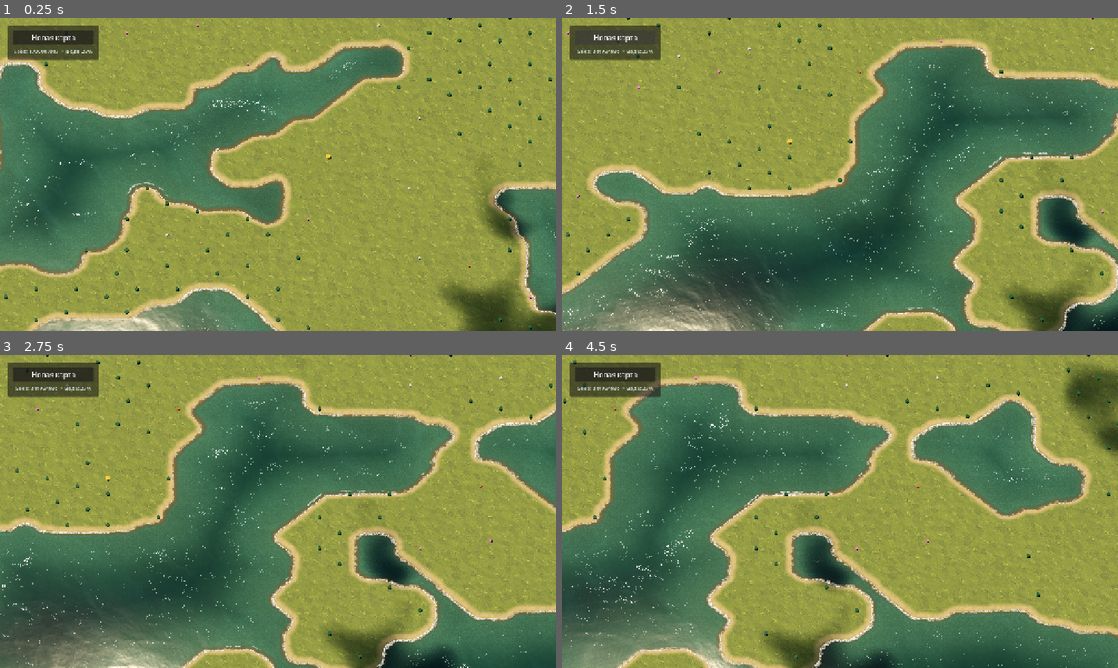
Above: before the commit, frames 1-4 (two rows, left to right).
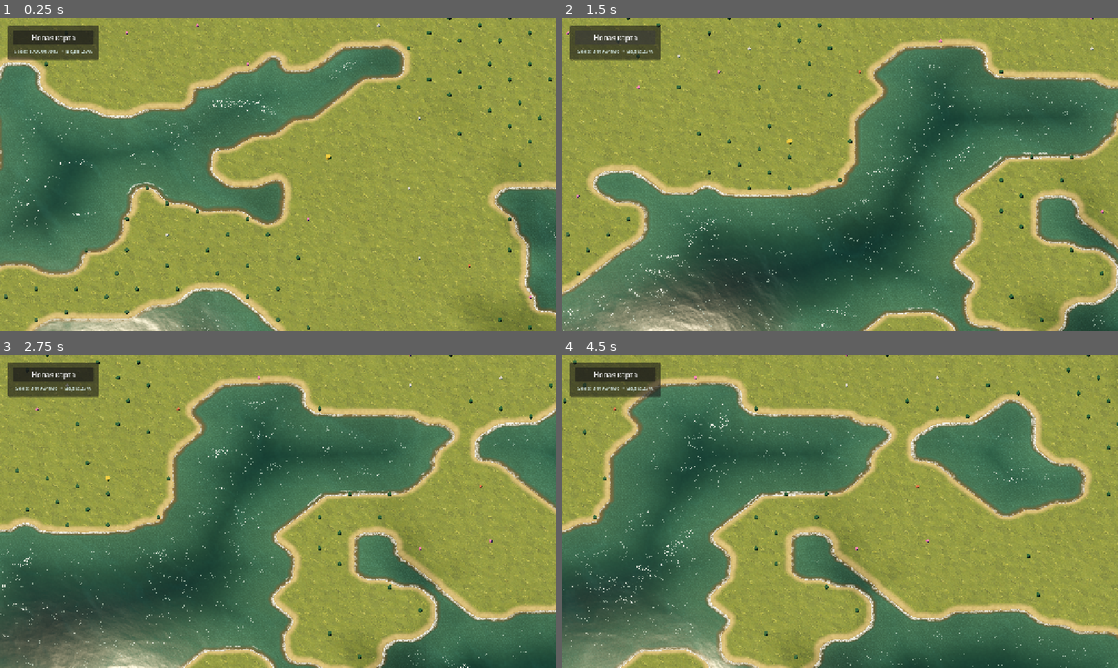
Above: after the commit, the same moments.

Repository: FROSTEG12/RTS-Perlin-Prototype
Game: Godot game, scene res://scenes/main.tscn
The game is run twice, just before and just after one commit, with the same random seed, the same clock (stepped at 60 frames per second) and the same inputs.
Inputs (mouse positions are in pixels of both pictures, inside the frame that each line leads up to):
- Up to frame 1 (0.25 s): no input
- Up to frame 2 (1.5 s): click "Новая карта" at 0.5 s; click "Новая карта" at 1.25 s
- Up to frame 3 (2.75 s): move the mouse to (400, 495) at 2.02 s; hold D from 2.03 s (still down); click (400, 495) at 2.17 s
- Up to frame 4 (4.5 s): release D at 2.75 s; drag from (728, 527) to (812, 574) at 2.77 s; move the mouse to (895, 442) at 3.52 s; hold D 3.53-4.25 s; drag from (812, 574) to (673, 464) at 4.27 s

The runs differ from the first frame. In frame 1, 3.1% of the frame differs, in the area x 79-100%, y 54-100%; in frame 2, 2.9%; in frame 3, 2.9%; in frame 4, 4.6%, in the area x 36-100%, y 3-100%.

Commit message:
tune: soften drifting cloud shadows

Diff:
--- a/shaders/grass.gdshader
+++ b/shaders/grass.gdshader
@@ -10,11 +10,11 @@
 uniform vec3 wet_sand_color : source_color = vec3(0.48, 0.38, 0.22);
 uniform vec3 dry_sand_color : source_color = vec3(0.76, 0.63, 0.38);
 uniform vec2 cloud_wind_direction = vec2(0.91, 0.41);
-uniform float cloud_shadow_scale : hint_range(0.005, 0.2, 0.001) = 0.095;
-uniform float cloud_shadow_speed : hint_range(0.0, 2.0, 0.01) = 0.24;
-uniform float cloud_shadow_coverage : hint_range(0.0, 1.0, 0.01) = 0.65;
-uniform float cloud_shadow_strength : hint_range(0.0, 1.0, 0.01) = 0.86;
-uniform vec3 cloud_shadow_tint : source_color = vec3(0.24, 0.31, 0.35);
+uniform float cloud_shadow_scale : hint_range(0.005, 0.2, 0.001) = 0.085;
+uniform float cloud_shadow_speed : hint_range(0.0, 2.0, 0.01) = 0.18;
+uniform float cloud_shadow_coverage : hint_range(0.0, 1.0, 0.01) = 0.64;
+uniform float cloud_shadow_strength : hint_range(0.0, 1.0, 0.01) = 0.58;
+uniform vec3 cloud_shadow_tint : source_color = vec3(0.46, 0.52, 0.53);
 
 varying vec3 world_position;
 
--- a/shaders/water.gdshader
+++ b/shaders/water.gdshader
@@ -63,11 +63,11 @@
 uniform float shore_wave_speed : hint_range(0.0, 1.0, 0.01) = 0.10;
 uniform float shore_wave_frequency : hint_range(1.0, 40.0, 0.5) = 16.0;
 uniform vec2 cloud_wind_direction = vec2(0.91, 0.41);
-uniform float cloud_shadow_scale : hint_range(0.005, 0.2, 0.001) = 0.095;
-uniform float cloud_shadow_speed : hint_range(0.0, 2.0, 0.01) = 0.24;
-uniform float cloud_shadow_coverage : hint_range(0.0, 1.0, 0.01) = 0.65;
-uniform float cloud_shadow_strength : hint_range(0.0, 1.0, 0.01) = 0.84;
-uniform vec3 cloud_shadow_tint : source_color = vec3(0.22, 0.31, 0.36);
+uniform float cloud_shadow_scale : hint_range(0.005, 0.2, 0.001) = 0.085;
+uniform float cloud_shadow_speed : hint_range(0.0, 2.0, 0.01) = 0.18;
+uniform float cloud_shadow_coverage : hint_range(0.0, 1.0, 0.01) = 0.64;
+uniform float cloud_shadow_strength : hint_range(0.0, 1.0, 0.01) = 0.48;
+uniform vec3 cloud_shadow_tint : source_color = vec3(0.43, 0.51, 0.54);
 
 varying vec3 world_vert;
 varying float wave_height;
Not shown, changed: shaders/cloud_common.gdshaderinc
